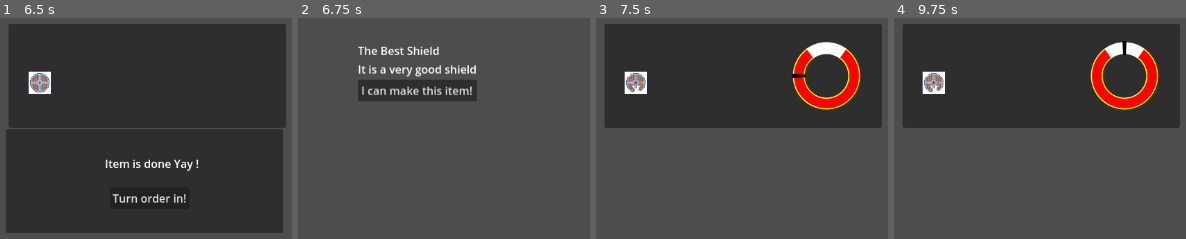
Above: before the commit, frames 1-4 (left to right).
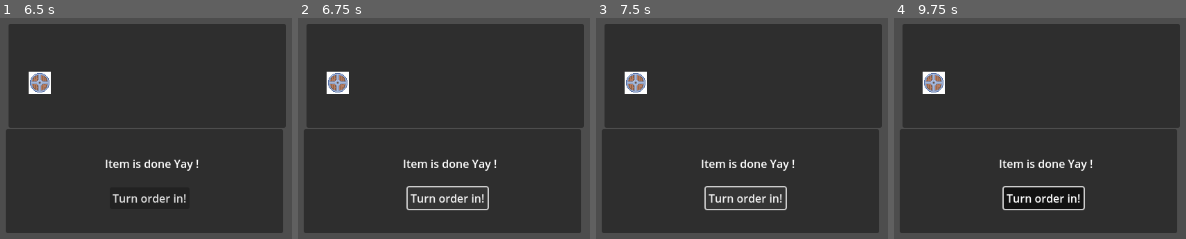
Above: after the commit, the same moments.

Repository: shapeshiftingrabbits/godot-wild-jam-68
Game: Godot game, scene res://scenes/shop.tscn
The game is run twice, just before and just after one commit, with the same random seed, the same clock (stepped at 60 frames per second) and the same inputs.
Inputs (mouse positions are in pixels of both pictures, inside the frame that each line leads up to):
- Up to frame 1 (6.5 s): click "I can make this item!" at 0.5 s; tap Enter at 1.25, 2.75, 4.25 s; hold Space (minigame_interact) 1.28-2.03 s; tap Space (minigame_interact) at 2.1, 3.6, 5.1 s; hold Space (minigame_interact) 2.78-3.53 s; hold Space (minigame_interact) 4.28-5.03 s; hold Space (minigame_interact) from 5.78 s (still down)
- Up to frame 2 (6.75 s): release Space (minigame_interact) at 6.5 s; click "Turn order in!" at 6.5 s
- Up to frame 3 (7.5 s): click "I can make this item!" (after the commit: "Turn order in!") at 7.25 s
- Up to frame 4 (9.75 s): click (1042, 199) at 8 s, where only the run after the commit has a clickable "Turn order in!"; tap Space (minigame_interact) at 8.85 s; hold Space (minigame_interact) from 9.53 s (still down)

Frame 1 is identical in both runs. In frame 2, 83% of the frame differs, in the area x 2-98%, y 2-98%; in frame 3, 46%; in frame 4, 48%.

Commit message:
Pack OutgoingOrder node in its own scene

Diff:
--- /dev/null
+++ b/scenes/outgoing_order.tscn
@@ -0,0 +1,23 @@
+[gd_scene format=3 uid="uid://85wqf6pegevs"]
+
+[node name="OutgoingOrder" type="Panel"]
+offset_left = 350.0
+offset_top = 439.0
+offset_right = 750.0
+offset_bottom = 589.0
+
+[node name="DoneLabel" type="Label" parent="."]
+layout_mode = 0
+offset_left = 143.0
+offset_top = 38.0
+offset_right = 279.0
+offset_bottom = 61.0
+text = "Item is done Yay !"
+
+[node name="Button" type="Button" parent="."]
+layout_mode = 0
+offset_left = 150.0
+offset_top = 84.0
+offset_right = 265.0
+offset_bottom = 115.0
+text = "Turn order in!"
--- a/scenes/shop.tscn
+++ b/scenes/shop.tscn
@@ -1,9 +1,10 @@
-[gd_scene load_steps=5 format=3 uid="uid://c010sfubpw1uv"]
+[gd_scene load_steps=6 format=3 uid="uid://c010sfubpw1uv"]
 
 [ext_resource type="Script" path="res://scripts/udpate_tool_state.gd" id="1_5d4uv"]
 [ext_resource type="Resource" uid="uid://cqo6kt10vv5ca" path="res://data/shield.tres" id="2_d3kvp"]
 [ext_resource type="PackedScene" uid="uid://c4y3fbn5as1i3" path="res://scenes/forge.tscn" id="3_w4lt2"]
 [ext_resource type="PackedScene" uid="uid://fr30h4cxnqx3" path="res://scenes/incoming_order.tscn" id="4_3ebe4"]
+[ext_resource type="PackedScene" uid="uid://85wqf6pegevs" path="res://scenes/outgoing_order.tscn" id="5_q02lg"]
 
 [node name="Shop" type="Node2D"]
 script = ExtResource("1_5d4uv")
@@ -17,28 +18,7 @@
 
 [node name="Forge" parent="." instance=ExtResource("3_w4lt2")]
 
-[node name="OutgoingOrder" type="Panel" parent="."]
-offset_left = 350.0
-offset_top = 439.0
-offset_right = 750.0
-offset_bottom = 589.0
-
-[node name="DoneLabel" type="Label" parent="OutgoingOrder"]
-layout_mode = 0
-offset_left = 143.0
-offset_top = 38.0
-offset_right = 279.0
-offset_bottom = 61.0
-text = "Item is done Yay !"
-
-[node name="Button" type="Button" parent="OutgoingOrder"]
-layout_mode = 0
-offset_left = 150.0
-offset_top = 84.0
-offset_right = 265.0
-offset_bottom = 115.0
-text = "Turn order in!"
+[node name="OutgoingOrder" parent="." instance=ExtResource("5_q02lg")]
 
 [connection signal="accepted" from="IncomingOrder" to="." method="_on_incoming_order_accepted"]
 [connection signal="forged" from="Forge" to="." method="_on_forge_forged"]
-[connection signal="pressed" from="OutgoingOrder/Button" to="." method="_on_button_pressed"]
